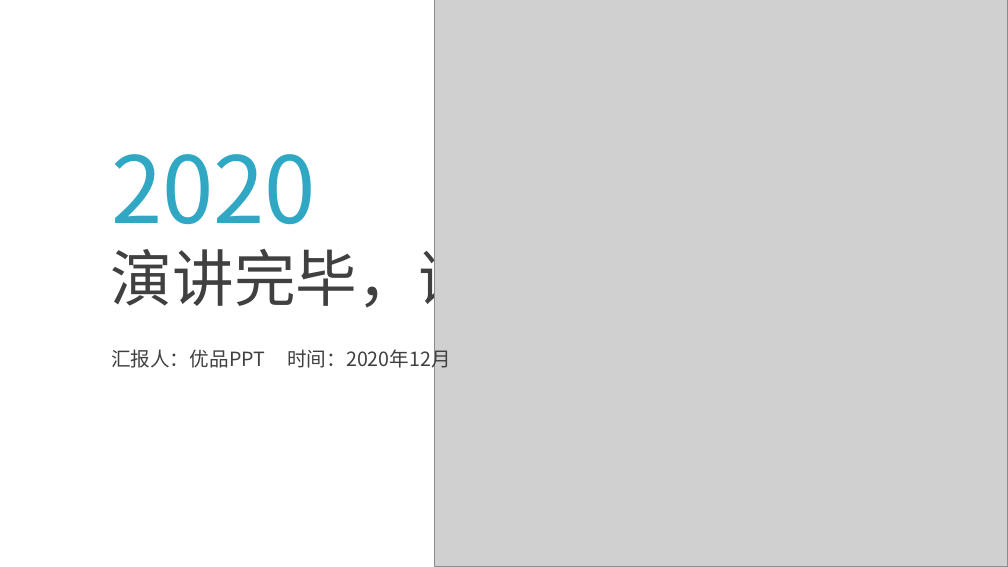
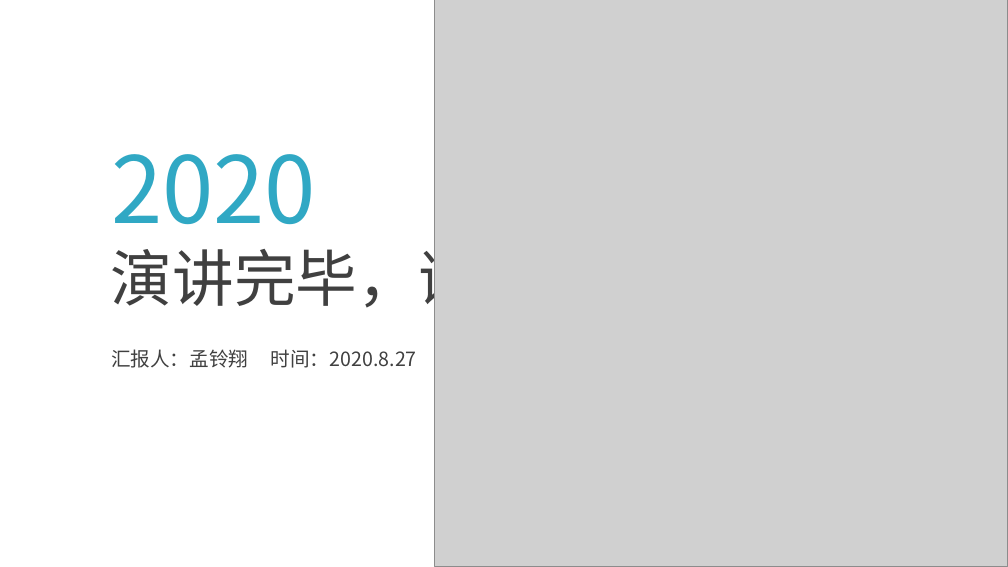
Before and after one commit to Ice-Jeffrey/ProductionPractice, a slide deck: slide 22 of Report/答辩PPT.pptx (slide 24 before the commit). Drawn at 1008x567 pixels with LibreOffice and Linux fonts; fonts in the diff are those of the drawing; grey boxes stand for pictures. Boxes give left, top, right and bottom in pixels: in the first picture for what was removed or moved away, otherwise in the second. Text is boxed around its words. In the diff, an @@ line names an element or a change of style, - is before the commit and + after.

```diff
--- a/Report/答辩PPT.pptx
+++ b/Report/答辩PPT.pptx
@@ text at (111, 349, 416, 368): text changed @@
-汇报人：优品PPT 时间：2020年12月
+汇报人：孟铃翔 时间：2020.8.27
```
Also in this commit, not shown: 4 other slides changed, 17 slides added, 20 slides removed, 3 other files.
